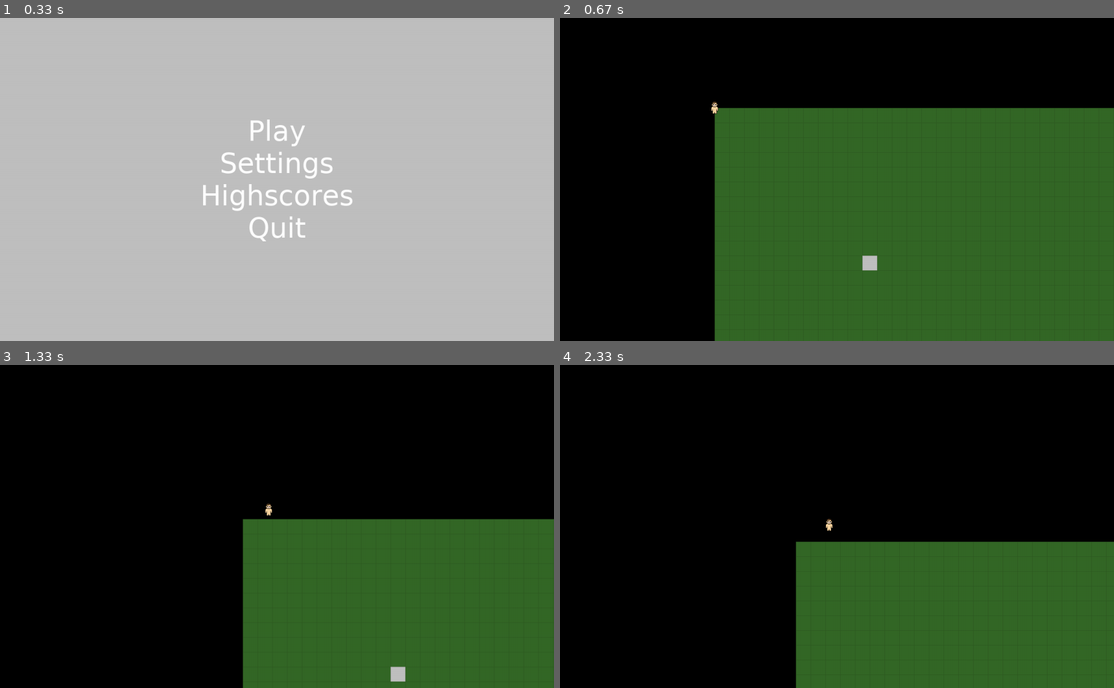
Above: before the commit, frames 1-4 (two rows, left to right).
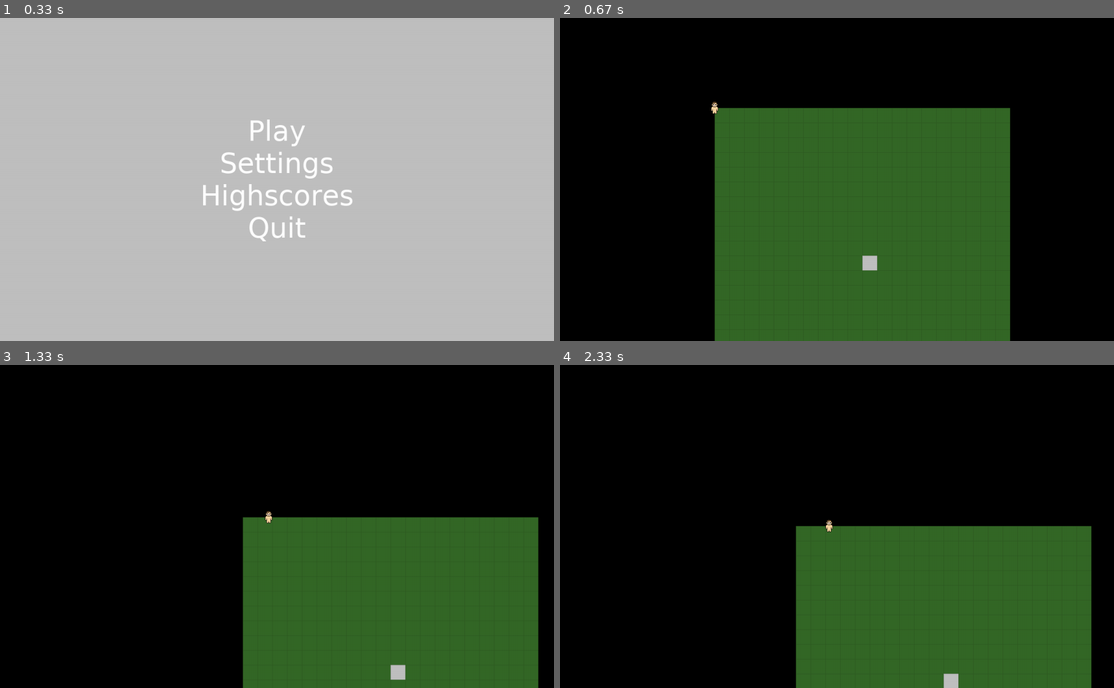
Above: after the commit, the same moments.

Repository: justvulpes/pygame
Game: pygame game, started from Main.py
Two runs of this game, one before a commit and one after it. Both use one fixed random seed, a clock stepped at 60 frames per second and the inputs below.
Inputs (mouse positions are in pixels of both pictures, inside the frame that each line leads up to):
- Up to frame 1 (0.33 s): no input
- Up to frame 2 (0.67 s): click "Play" at 0.38 s
- Up to frame 3 (1.33 s): hold D 0.67-1.13 s; move the mouse to (282, 549) at 0.7 s; hold W from 1.17 s (still down); move the mouse to (332, 597) at 1.2 s
- Up to frame 4 (2.33 s): release W at 1.47 s; hold D 1.5-1.97 s; move the mouse to (665, 600) at 1.53 s; hold A from 2 s (still down); move the mouse to (903, 555) at 2.03 s

Frame 1 is identical in both runs. In frame 2, 14% of the frame differs, in the area x 81-100%, y 27-100%; in frame 3, 2.0%; in frame 4, 4.6%.

Commit message:
callision fix

Diff:
--- a/World.py
+++ b/World.py
@@ -4,8 +4,8 @@
 
 class World:
 
-    map_width = 100
-    map_height = 100
+    map_width = 20
+    map_height = 20
     tiles_hash = []
 
     camera_x = 0
@@ -27,7 +27,7 @@
     def render(self, display):
         for y in range((World.camera_y >> 5), (World.camera_y >> 5) + (display.height >> 5) + 2):
             for x in range((World.camera_x >> 5), (World.camera_x >> 5) + (display.width >> 5) + 2):
-                if y < 100 and y >= 0 and x < 100 and x >= 0:
+                if y < World.map_height and y >= 0 and x < World.map_width and x >= 0:
                     display.canvas.blit(World.tiles_hash[y][x].sprite.pic, ((x << 5) - World.camera_x, (y << 5) - World.camera_y))
 
 
--- a/objects/mobs/Mob.py
+++ b/objects/mobs/Mob.py
@@ -20,9 +20,11 @@
             self.move(0, y)
 
         if x != 0:
-            if not World.World.tiles_hash[self.y >> 5][(self.x + x) >> 5].solid:
-                self.x += x
+            if (self.x + x) >> 5 >= 0 and (self.x + x) >> 5 < World.World.map_width:
+                if not World.World.tiles_hash[self.y >> 5][(self.x + x) >> 5].solid:
+                    self.x += x
 
         if y != 0:
-            if not World.World.tiles_hash[(self.y + y) >> 5][self.x >> 5].solid:
-                self.y += y
+            if (self.y + y) >> 5 >= 0 and (self.y + y) >> 5 < World.World.map_width:
+                if not World.World.tiles_hash[(self.y + y) >> 5][self.x >> 5].solid:
+                    self.y += y
